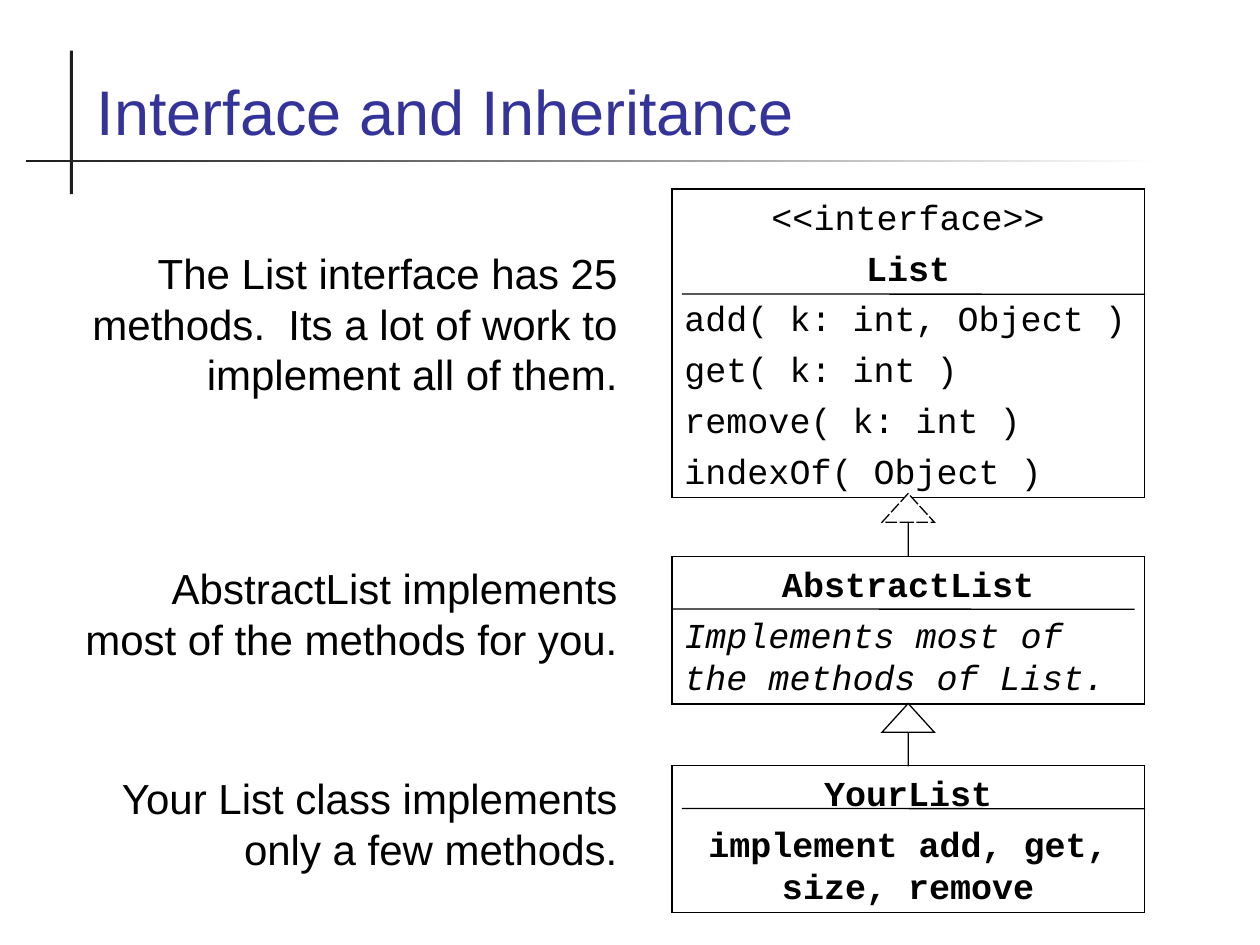
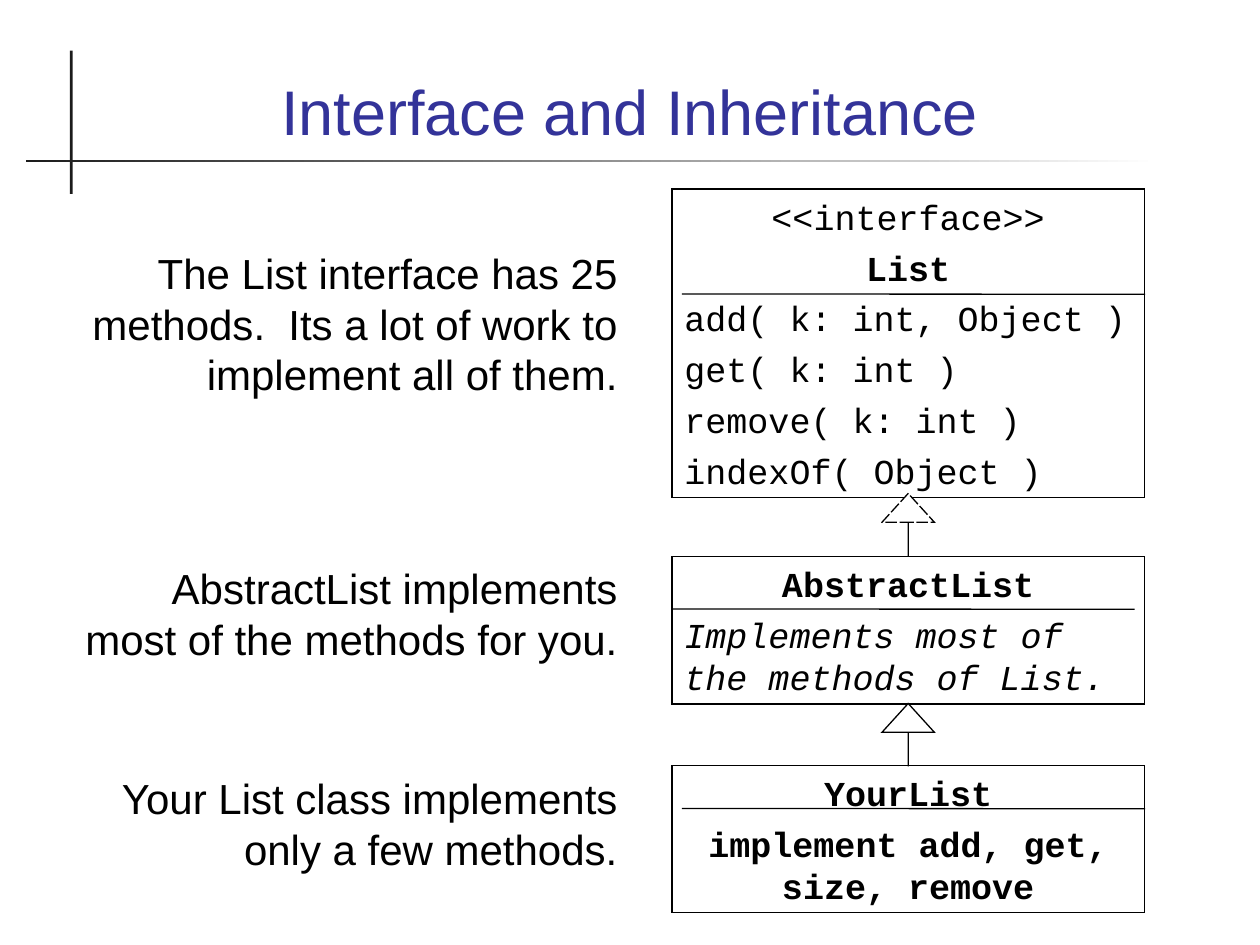
Before and after one commit to skeoop/skeoop.github.io, a slide deck: slide 29 of week2/2-Interfaces.ppt (slide 30 before the commit). Drawn at 1260x945 pixels with LibreOffice and Linux fonts; fonts in the diff are those of the drawing. Boxes give left, top, right and bottom in pixels: in the first picture for what was removed or moved away, otherwise in the second. Text is boxed around its words. In the diff, an @@ line names an element or a change of style, - is before the commit and + after.

```diff
--- a/week2/2-Interfaces.ppt
+++ b/week2/2-Interfaces.ppt
@@ title "Interface and Inheritance" at bbox=[282, 89, 978, 136]: alignment left to centre @@
```
Also in this commit, not shown: 30 other slides changed, 1 slide removed, 3 other files.
